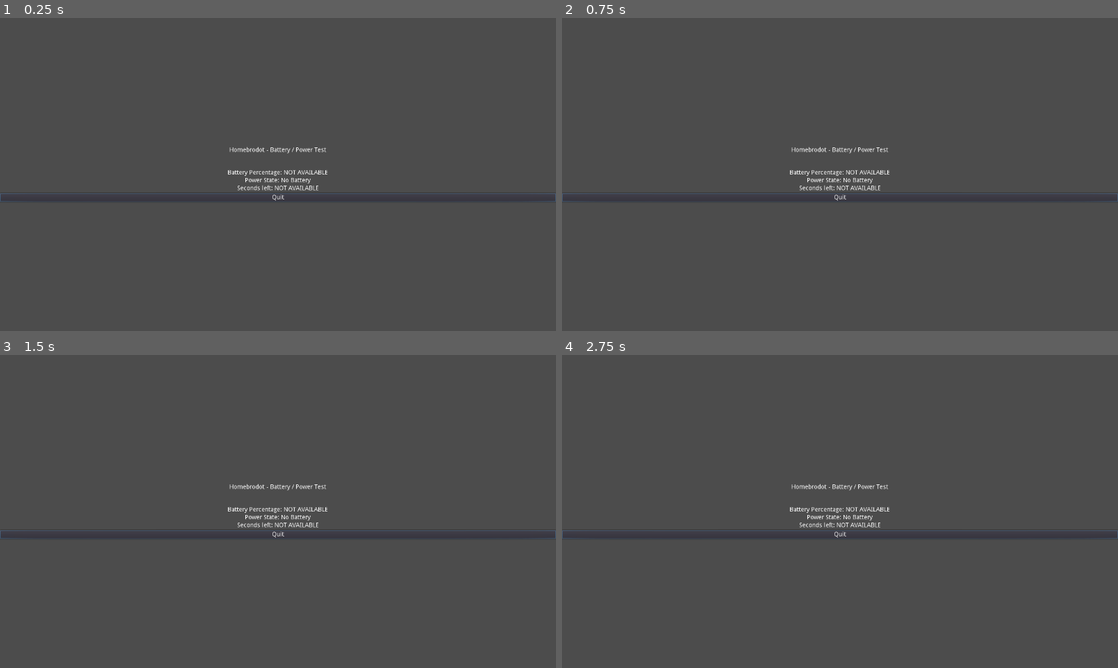
Above: before the commit, frames 1-4 (two rows, left to right).
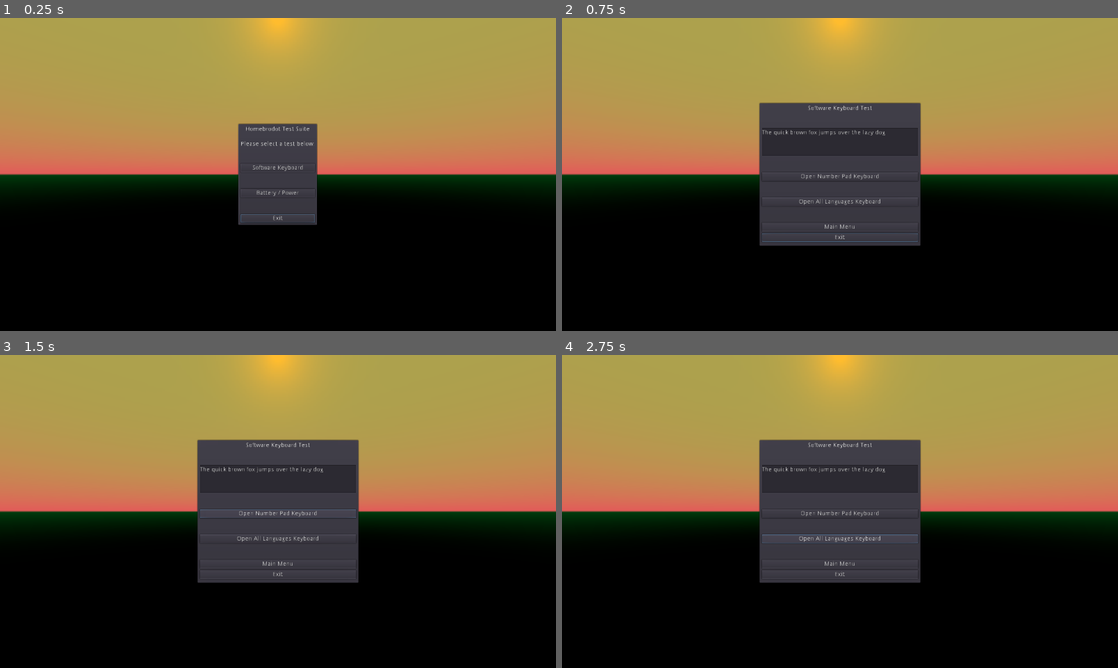
Above: after the commit, the same moments.

Repository: Homebrodot/test-suite
Game: Godot game, scene res://Main.tscn
Two runs of this game, one before a commit and one after it. Both use one fixed random seed, a clock stepped at 60 frames per second and the inputs below. Before the commit the project starts from res://BatteryTest.tscn.
Inputs (mouse positions are in pixels of both pictures, inside the frame that each line leads up to):
- Up to frame 1 (0.25 s): no input
- Up to frame 2 (0.75 s): click (840, 168) at 0.5 s, where only the run after the commit has a clickable "Software Keyboard"
- Up to frame 3 (1.5 s): click (278, 514) at 1.25 s, where only the run after the commit has a clickable "Open Number Pad Keyboard"
- Up to frame 4 (2.75 s): click (840, 539) at 2 s, where only the run after the commit has a clickable "Open All Languages Keyboard"

The runs differ from the first frame. In frame 1, 96% of the frame differs, in the area x 0-100%, y 0-100%; in frame 2, 91%; in frame 3, 91%; in frame 4, 91%.
Error after the commit: Parse Error: The identifier "NintendoSwitch" isn't declared in the current scope.

Commit message:
Software Keyboard Test

Diff:
--- /dev/null
+++ b/Background.tscn
@@ -0,0 +1,20 @@
+[gd_scene load_steps=3 format=2]
+
+[sub_resource type="ProceduralSky" id=4]
+sky_top_color = Color( 0.67451, 0.635294, 0.301961, 1 )
+sky_horizon_color = Color( 0.890196, 0.34902, 0.34902, 1 )
+ground_bottom_color = Color( 0, 0, 0, 1 )
+ground_horizon_color = Color( 0.00392157, 0.239216, 0.0588235, 1 )
+sun_color = Color( 1, 0.505882, 0.027451, 1 )
+
+[sub_resource type="Environment" id=5]
+background_mode = 2
+background_sky = SubResource( 4 )
+background_color = Color( 0.333333, 0.105882, 0.105882, 1 )
+fog_color = Color( 0.501961, 0.6, 0.701961, 1 )
+
+[node name="Camera" type="Camera"]
+environment = SubResource( 5 )
+current = true
+near = 0.1
+far = 1.0
--- a/BatteryTest.tscn
+++ b/BatteryTest.tscn
@@ -1,9 +1,12 @@
-[gd_scene load_steps=2 format=2]
+[gd_scene load_steps=5 format=2]
+
+[ext_resource path="res://QuitButton.gd" type="Script" id=1]
+[ext_resource path="res://MainMenuButton.gd" type="Script" id=2]
+[ext_resource path="res://Background.tscn" type="PackedScene" id=3]
 
 [sub_resource type="GDScript" id=1]
 resource_name = "BatteryTest"
 script/source = "extends VBoxContainer
-class_name BatteryTest
 
 export(int, 1, 60) var _timer_const = 5
 var _battery_percent = 0
@@ -14,14 +17,9 @@
 onready var battery_percent_label = $VBox/BatPerHBox/Amount
 onready var power_state_label = $VBox/PowStateHBox/Amount
 onready var battery_seconds_label = $VBox/BatSecHBox/Amount
-onready var quit_btn = $VBox/QuitBtn
 onready var timer = $Timer
 
-# Called when the node enters the scene tree for the first time.
 func _ready():
-	# grab focus on quit button, so can close program easily via controller, not just touch/mouse
-	quit_btn.grab_focus()
-
 	# in addition to showing in the GUI, also log to stdout every 5s
 	timer.set_wait_time(_timer_const)
 	timer.start()
@@ -41,7 +39,7 @@
 
 func _update_labels() -> void:
 	if (_battery_percent == -1): battery_percent_label.text = \"NOT AVAILABLE\"
-	else: battery_seconds_label.text = str(_battery_seconds)
+	else: battery_percent_label.text = str(_battery_percent)
 
 	power_state_label.text = _power_state
 
@@ -53,9 +51,6 @@
 	_update_values()
 	_update_labels()
 
-func _on_QuitBtn_pressed():
-	get_tree().quit()
-
 # log to stdout the power vars
 func _on_Timer_timeout():
 	_time_elapsed += _timer_const
@@ -66,97 +61,127 @@
 	#timer.start()
 "
 
-[node name="Control" type="VBoxContainer"]
-anchor_right = 1.0
-anchor_bottom = 1.0
+[node name="CenterContainer" type="CenterContainer"]
+margin_right = 1280.0
+margin_bottom = 720.0
+
+[node name="PanelContainer" type="PanelContainer" parent="."]
+margin_left = 453.0
+margin_top = 261.0
+margin_right = 827.0
+margin_bottom = 459.0
+
+[node name="BatteryTest" type="VBoxContainer" parent="PanelContainer"]
+margin_left = 7.0
+margin_top = 7.0
+margin_right = 367.0
+margin_bottom = 191.0
+rect_min_size = Vector2( 360, 0 )
+size_flags_horizontal = 3
+size_flags_vertical = 3
 alignment = 1
 script = SubResource( 1 )
 
-[node name="Title" type="Label" parent="."]
-margin_top = 297.0
-margin_right = 1280.0
-margin_bottom = 311.0
-text = "Homebrodot - Battery / Power Test"
+[node name="Title" type="Label" parent="PanelContainer/BatteryTest"]
+margin_right = 360.0
+margin_bottom = 14.0
+text = "Battery / Power Test"
 align = 1
 
-[node name="Container" type="Panel" parent="."]
-margin_left = 640.0
-margin_top = 315.0
-margin_right = 640.0
-margin_bottom = 345.0
+[node name="Container" type="Panel" parent="PanelContainer/BatteryTest"]
+margin_left = 180.0
+margin_top = 18.0
+margin_right = 180.0
+margin_bottom = 48.0
 rect_min_size = Vector2( 0, 30 )
 size_flags_horizontal = 4
 size_flags_vertical = 4
 
-[node name="VBox" type="VBoxContainer" parent="."]
-margin_top = 349.0
-margin_right = 1280.0
-margin_bottom = 423.0
+[node name="VBox" type="VBoxContainer" parent="PanelContainer/BatteryTest"]
+margin_top = 52.0
+margin_right = 360.0
+margin_bottom = 102.0
 alignment = 1
 
-[node name="BatPerHBox" type="HBoxContainer" parent="VBox"]
-margin_right = 1280.0
+[node name="BatPerHBox" type="HBoxContainer" parent="PanelContainer/BatteryTest/VBox"]
+margin_right = 360.0
 margin_bottom = 14.0
 alignment = 1
 
-[node name="Label" type="Label" parent="VBox/BatPerHBox"]
-margin_left = 529.0
-margin_right = 654.0
+[node name="Label" type="Label" parent="PanelContainer/BatteryTest/VBox/BatPerHBox"]
+margin_left = 69.0
+margin_right = 194.0
 margin_bottom = 14.0
 text = "Battery Percentage:"
 
-[node name="Amount" type="Label" parent="VBox/BatPerHBox"]
-margin_left = 658.0
-margin_right = 750.0
+[node name="Amount" type="Label" parent="PanelContainer/BatteryTest/VBox/BatPerHBox"]
+margin_left = 198.0
+margin_right = 290.0
 margin_bottom = 14.0
 text = "PLACEHOLDER"
 
-[node name="PowStateHBox" type="HBoxContainer" parent="VBox"]
+[node name="PowStateHBox" type="HBoxContainer" parent="PanelContainer/BatteryTest/VBox"]
 margin_top = 18.0
-margin_right = 1280.0
+margin_right = 360.0
 margin_bottom = 32.0
 alignment = 1
 
-[node name="Label" type="Label" parent="VBox/PowStateHBox"]
-margin_left = 552.0
-margin_right = 631.0
+[node name="Label" type="Label" parent="PanelContainer/BatteryTest/VBox/PowStateHBox"]
+margin_left = 92.0
+margin_right = 171.0
 margin_bottom = 14.0
 text = "Power State:"
 
-[node name="Amount" type="Label" parent="VBox/PowStateHBox"]
-margin_left = 635.0
-margin_right = 727.0
+[node name="Amount" type="Label" parent="PanelContainer/BatteryTest/VBox/PowStateHBox"]
+margin_left = 175.0
+margin_right = 267.0
 margin_bottom = 14.0
 text = "PLACEHOLDER"
 
-[node name="BatSecHBox" type="HBoxContainer" parent="VBox"]
+[node name="BatSecHBox" type="HBoxContainer" parent="PanelContainer/BatteryTest/VBox"]
 margin_top = 36.0
-margin_right = 1280.0
+margin_right = 360.0
 margin_bottom = 50.0
 alignment = 1
 
-[node name="Label" type="Label" parent="VBox/BatSecHBox"]
-margin_left = 551.0
-margin_right = 633.0
+[node name="Label" type="Label" parent="PanelContainer/BatteryTest/VBox/BatSecHBox"]
+margin_left = 91.0
+margin_right = 173.0
 margin_bottom = 14.0
 text = "Seconds left:"
 
-[node name="Amount" type="Label" parent="VBox/BatSecHBox"]
-margin_left = 637.0
-margin_right = 729.0
+[node name="Amount" type="Label" parent="PanelContainer/BatteryTest/VBox/BatSecHBox"]
+margin_left = 177.0
+margin_right = 269.0
 margin_bottom = 14.0
 text = "PLACEHOLDER"
 
-[node name="QuitBtn" type="Button" parent="VBox"]
-margin_top = 54.0
-margin_right = 1280.0
-margin_bottom = 74.0
-grow_horizontal = 2
-grow_vertical = 2
-text = "Quit"
-
-[node name="Timer" type="Timer" parent="."]
+[node name="Timer" type="Timer" parent="PanelContainer/BatteryTest"]
 wait_time = 5.0
 
-[connection signal="pressed" from="VBox/QuitBtn" to="." method="_on_QuitBtn_pressed"]
-[connection signal="timeout" from="Timer" to="." method="_on_Timer_timeout"]
+[node name="Container2" type="Panel" parent="PanelContainer/BatteryTest"]
+margin_left = 180.0
+margin_top = 106.0
+margin_right = 180.0
+margin_bottom = 136.0
+rect_min_size = Vector2( 0, 30 )
+size_flags_horizontal = 4
+size_flags_vertical = 4
+
+[node name="MainMenuButton" type="Button" parent="PanelContainer/BatteryTest"]
+margin_top = 140.0
+margin_right = 360.0
+margin_bottom = 160.0
+text = "Main Menu"
+script = ExtResource( 2 )
+
+[node name="QuitButton" type="Button" parent="PanelContainer/BatteryTest"]
+margin_top = 164.0
+margin_right = 360.0
+margin_bottom = 184.0
+text = "Exit"
+script = ExtResource( 1 )
+
+[node name="Camera" parent="." instance=ExtResource( 3 )]
+
+[connection signal="timeout" from="PanelContainer/BatteryTest/Timer" to="PanelContainer/BatteryTest" method="_on_Timer_timeout"]
--- /dev/null
+++ b/Main.tscn
@@ -0,0 +1,102 @@
+[gd_scene load_steps=5 format=2]
+
+[ext_resource path="res://QuitButton.gd" type="Script" id=1]
+[ext_resource path="res://Background.tscn" type="PackedScene" id=2]
+
+[sub_resource type="GDScript" id=3]
+resource_name = "SoftwareKeyboardButton"
+script/source = "extends Button
+
+func _pressed():
+	get_tree().change_scene(\"res://SoftwareKeyboardTest.tscn\")
+"
+
+[sub_resource type="GDScript" id=2]
+resource_name = "BatteryPowerButton"
+script/source = "extends Button
+
+func _pressed():
+	get_tree().change_scene(\"res://BatteryTest.tscn\")
+"
+
+[node name="Control" type="CenterContainer"]
+anchor_right = 1.0
+anchor_bottom = 1.0
+size_flags_horizontal = 3
+size_flags_vertical = 3
+
+[node name="PanelContainer" type="PanelContainer" parent="."]
+margin_left = 547.0
+margin_top = 242.0
+margin_right = 732.0
+margin_bottom = 478.0
+
+[node name="GridContainer" type="VBoxContainer" parent="PanelContainer"]
+margin_left = 7.0
+margin_top = 7.0
+margin_right = 178.0
+margin_bottom = 229.0
+size_flags_horizontal = 3
+size_flags_vertical = 3
+
+[node name="Label" type="Label" parent="PanelContainer/GridContainer"]
+margin_right = 171.0
+margin_bottom = 48.0
+text = "Homebrodot Test Suite
+
+Please select a test below:"
+align = 1
+
+[node name="Padding1" type="Panel" parent="PanelContainer/GridContainer"]
+margin_left = 85.0
+margin_top = 52.0
+margin_right = 85.0
+margin_bottom = 82.0
+rect_min_size = Vector2( 0, 30 )
+size_flags_horizontal = 4
+size_flags_vertical = 4
+
+[node name="SoftwareKeyboard" type="Button" parent="PanelContainer/GridContainer"]
+margin_top = 86.0
+margin_right = 171.0
+margin_bottom = 106.0
+text = "Software Keyboard"
+icon_align = 1
+script = SubResource( 3 )
+
+[node name="Padding2" type="Panel" parent="PanelContainer/GridContainer"]
+margin_left = 85.0
+margin_top = 110.0
+margin_right = 85.0
+margin_bottom = 140.0
+rect_min_size = Vector2( 0, 30 )
+size_flags_horizontal = 4
+size_flags_vertical = 4
+
+[node name="BatteryPower" type="Button" parent="PanelContainer/GridContainer"]
+margin_top = 144.0
+margin_right = 171.0
+margin_bottom = 164.0
+text = "Battery / Power"
+icon_align = 1
+script = SubResource( 2 )
+
+[node name="Padding3" type="Panel" parent="PanelContainer/GridContainer"]
+margin_left = 85.0
+margin_top = 168.0
+margin_right = 85.0
+margin_bottom = 198.0
+rect_min_size = Vector2( 0, 30 )
+size_flags_horizontal = 4
+size_flags_vertical = 4
+
+[node name="Quit" type="Button" parent="PanelContainer/GridContainer"]
+margin_top = 202.0
+margin_right = 171.0
+margin_bottom = 222.0
+grow_horizontal = 2
+grow_vertical = 2
+text = "Exit"
+script = ExtResource( 1 )
+
+[node name="Camera" parent="." instance=ExtResource( 2 )]
--- /dev/null
+++ b/MainMenuButton.gd
@@ -0,0 +1,9 @@
+extends Button
+class_name MainMenuButton
+
+func _ready():
+	# grab focus on quit button, so can close program easily via controller, not just touch/mouse
+	self.grab_focus()
+
+func _pressed():
+	get_tree().change_scene("res://Main.tscn")
--- /dev/null
+++ b/QuitButton.gd
@@ -0,0 +1,9 @@
+extends Button
+class_name QuitButton
+
+func _ready():
+	# grab focus on quit button, so can close program easily via controller, not just touch/mouse
+	self.grab_focus()
+
+func _pressed():
+	get_tree().quit()
--- /dev/null
+++ b/SoftwareKeyboardTest.tscn
@@ -0,0 +1,142 @@
+[gd_scene load_steps=7 format=2]
+
+[ext_resource path="res://QuitButton.gd" type="Script" id=1]
+[ext_resource path="res://MainMenuButton.gd" type="Script" id=2]
+[ext_resource path="res://Background.tscn" type="PackedScene" id=3]
+
+[sub_resource type="GDScript" id=4]
+resource_name = "SoftwareKeyboardTest"
+script/source = "extends VBoxContainer
+
+func _process(delta: float):
+	var height = OS.get_virtual_keyboard_height()
+	$KeyboardPadding.rect_min_size.y = height
+	$KeyboardPadding.rect_size.y = height
+"
+
+[sub_resource type="GDScript" id=3]
+resource_name = "NumPadKeyboard"
+script/source = "extends Button
+
+func _pressed():
+	NintendoSwitch.show_virtual_keyboard(\"123456789\", NintendoSwitch.NUMPAD_KEYBOARD)
+"
+
+[sub_resource type="GDScript" id=2]
+resource_name = "AllLangKeyboard"
+script/source = "extends Button
+
+func _pressed():
+	NintendoSwitch.show_virtual_keyboard(\"Lorem Ipsum Dolor Sit Amet\", NintendoSwitch.ALL_LANGUAGES_KEYBOARD)
+"
+
+[node name="CenterContainer" type="CenterContainer"]
+margin_right = 1280.0
+margin_bottom = 720.0
+
+[node name="PanelContainer" type="PanelContainer" parent="."]
+margin_left = 453.0
+margin_top = 194.0
+margin_right = 827.0
+margin_bottom = 526.0
+
+[node name="SoftwareKeyboardTest" type="VBoxContainer" parent="PanelContainer"]
+margin_left = 7.0
+margin_top = 7.0
+margin_right = 367.0
+margin_bottom = 325.0
+rect_min_size = Vector2( 360, 0 )
+size_flags_horizontal = 5
+size_flags_vertical = 5
+alignment = 1
+script = SubResource( 4 )
+
+[node name="Label" type="Label" parent="PanelContainer/SoftwareKeyboardTest"]
+margin_right = 360.0
+margin_bottom = 14.0
+text = "Software Keyboard Test"
+align = 1
+valign = 1
+
+[node name="Padding1" type="Panel" parent="PanelContainer/SoftwareKeyboardTest"]
+margin_left = 180.0
+margin_top = 18.0
+margin_right = 180.0
+margin_bottom = 48.0
+rect_min_size = Vector2( 0, 30 )
+size_flags_horizontal = 4
+size_flags_vertical = 4
+
+[node name="Normal" type="TextEdit" parent="PanelContainer/SoftwareKeyboardTest"]
+margin_top = 52.0
+margin_right = 360.0
+margin_bottom = 116.0
+grow_horizontal = 2
+grow_vertical = 2
+rect_min_size = Vector2( 0, 64 )
+text = "The quick brown fox jumps over the lazy dog"
+
+[node name="Padding2" type="Panel" parent="PanelContainer/SoftwareKeyboardTest"]
+margin_left = 180.0
+margin_top = 120.0
+margin_right = 180.0
+margin_bottom = 150.0
+rect_min_size = Vector2( 0, 30 )
+size_flags_horizontal = 4
+size_flags_vertical = 4
+
+[node name="Numpad" type="Button" parent="PanelContainer/SoftwareKeyboardTest"]
+margin_top = 154.0
+margin_right = 360.0
+margin_bottom = 174.0
+text = "Open Number Pad Keyboard"
+script = SubResource( 3 )
+
+[node name="Padding3" type="Panel" parent="PanelContainer/SoftwareKeyboardTest"]
+margin_left = 180.0
+margin_top = 178.0
+margin_right = 180.0
+margin_bottom = 208.0
+rect_min_size = Vector2( 0, 30 )
+size_flags_horizontal = 4
+size_flags_vertical = 4
+
+[node name="AllLanguages" type="Button" parent="PanelContainer/SoftwareKeyboardTest"]
+margin_top = 212.0
+margin_right = 360.0
+margin_bottom = 232.0
+text = "Open All Languages Keyboard"
+script = SubResource( 2 )
+
+[node name="Padding4" type="Panel" parent="PanelContainer/SoftwareKeyboardTest"]
+margin_left = 180.0
+margin_top = 236.0
+margin_right = 180.0
+margin_bottom = 266.0
+rect_min_size = Vector2( 0, 30 )
+size_flags_horizontal = 4
+size_flags_vertical = 4
+
+[node name="MainMenuButton" type="Button" parent="PanelContainer/SoftwareKeyboardTest"]
+margin_top = 270.0
+margin_right = 360.0
+margin_bottom = 290.0
+text = "Main Menu"
+script = ExtResource( 2 )
+
+[node name="QuitButton" type="Button" parent="PanelContainer/SoftwareKeyboardTest"]
+margin_top = 294.0
+margin_right = 360.0
+margin_bottom = 314.0
+text = "Exit"
+script = ExtResource( 1 )
+
+[node name="KeyboardPadding" type="Panel" parent="PanelContainer/SoftwareKeyboardTest"]
+margin_left = 180.0
+margin_top = 318.0
+margin_right = 180.0
+margin_bottom = 318.0
+size_flags_horizontal = 4
+size_flags_vertical = 4
+
+[node name="Camera" parent="." instance=ExtResource( 3 )]
--- a/project.godot
+++ b/project.godot
@@ -8,11 +8,28 @@
 
 config_version=4
 
+_global_script_classes=[ {
+"base": "Button",
+"class": "MainMenuButton",
+"language": "GDScript",
+"path": "res://MainMenuButton.gd"
+}, {
+"base": "Button",
+"class": "QuitButton",
+"language": "GDScript",
+"path": "res://QuitButton.gd"
+} ]
+_global_script_class_icons={
+"MainMenuButton": "",
+"QuitButton": ""
+}
+
 [application]
 
 config/name="Homebrodot Test Suite"
-config/description="Tests for basic features of Godot Engine to be implemented on new platforms.."
-run/main_scene="res://BatteryTest.tscn"
+config/description="Tests for basic features of Godot Engine to be implemented on new platforms."
+run/main_scene="res://Main.tscn"
+boot_splash/bg_color=Color( 0, 0, 0, 1 )
 config/icon="res://icon.png"
 
 [display]
Not shown, changed: export_presets.cfg
